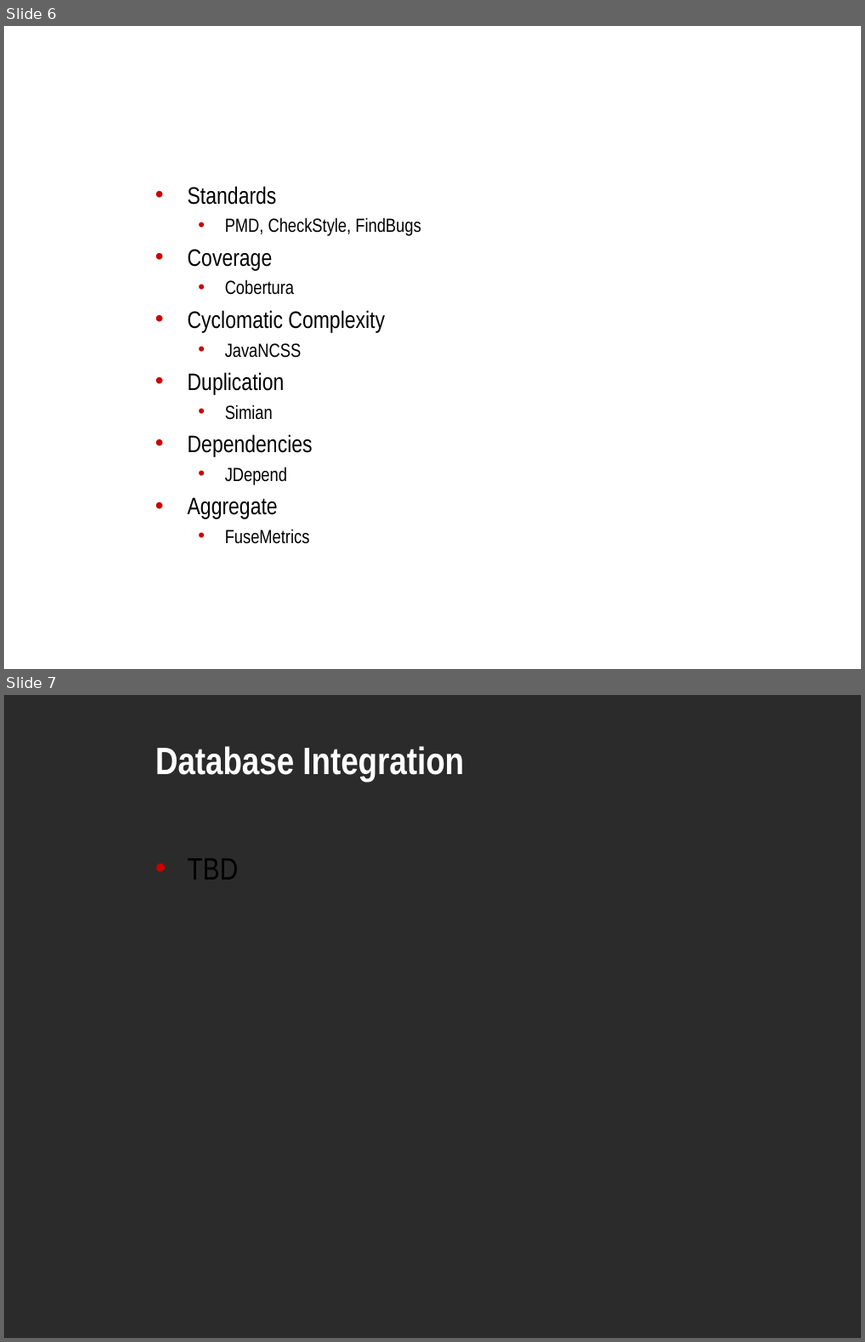
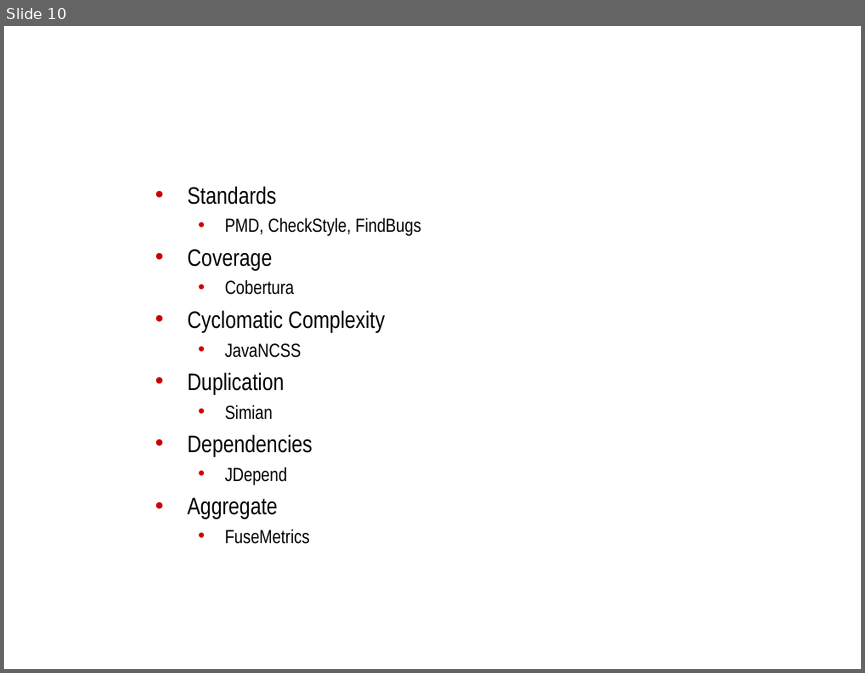
Before and after one commit to NCIP/automation, a slide deck: docs/roadmap/bda-demo.ppt. Shown one above the other, each under a label of ours: slides 6 and 7 before the commit, slide 10 after it. The pictures are 865x1342 and 865x673 pixels, drawn with LibreOffice and Linux fonts; fonts in the diff are those of the drawing; background and template pictures are left out; a plain dark background stands for a picture behind light text. Boxes give left, top, right and bottom in pixels: in the first picture for what was removed or moved away, otherwise in the second. Text is boxed around its words. In the diff, an @@ line names an element or a change of style, - is before the commit and + after.

```diff
--- a/docs/roadmap/bda-demo.ppt
+++ b/docs/roadmap/bda-demo.ppt
@@ slide 7 removed at (x1=4, y1=695, x2=861, y2=1338), background picture (left out) @@
@@ title removed at (x1=155, y1=746, x2=464, y2=782) @@
-Database Integration
@@ text removed at (x1=188, y1=858, x2=239, y2=879) @@
-• TBD
@@ what was slide 6 is now slide 10 @@
```
Also in this commit, not shown: 8 slides changed, 1 slide added, 1 other slide removed, 1 other file.
